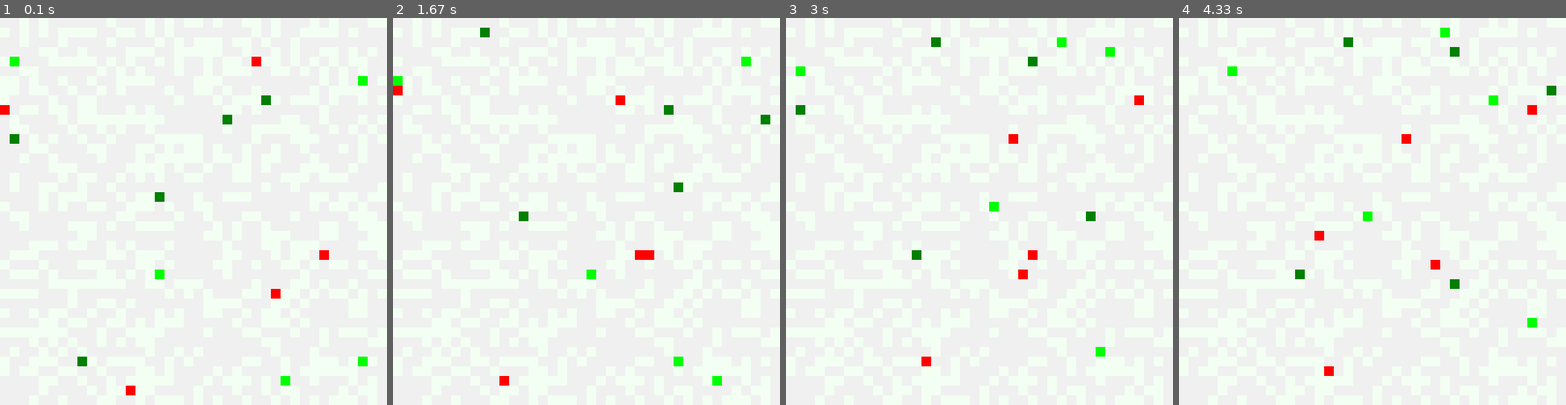
Above: before the commit, frames 1-4 (left to right).
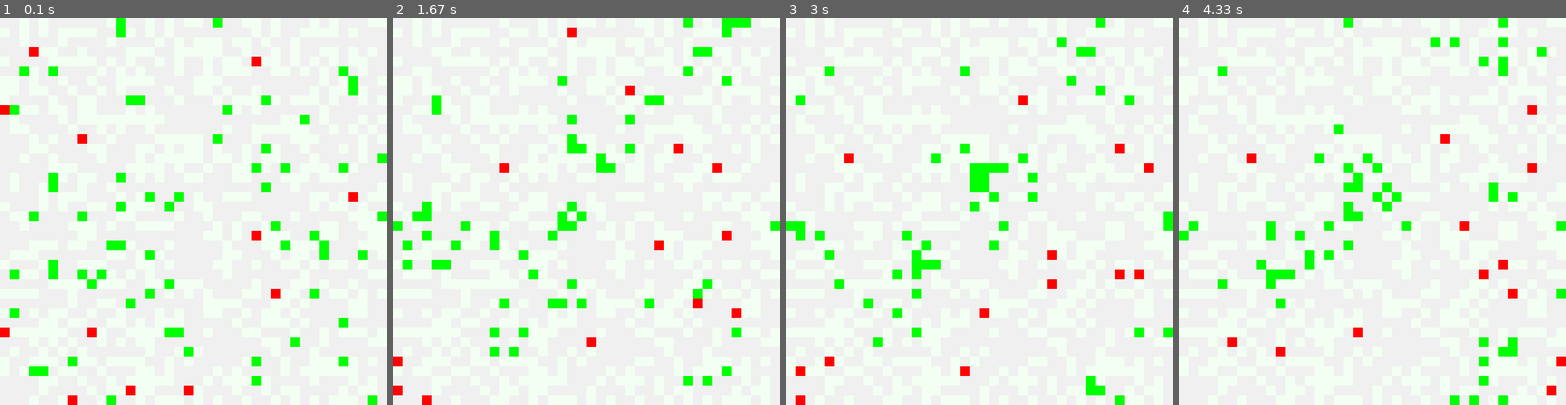
Above: after the commit, the same moments.

Repository: snisarg/263C
Game: pygame game, started from game.py
Same seed, same stepped clock (60 frames per second), same inputs: the game is played once before the commit and once after it. The source is Python 2; it was converted automatically to run under Python 3.
Inputs:
- Up to frame 1 (0.1 s): no input
- Up to frame 2 (1.67 s): no input
- Up to frame 3 (3 s): no input
- Up to frame 4 (4.33 s): no input

The runs differ from the first frame. In frame 1, 5.1% of the frame differs, in the area x 0-100%, y 0-100%; in frame 2, 5.6%; in frame 3, 4.9%; in frame 4, 5.2%.

Commit message:
Prey running logic complete. Few TODOs exist

Diff:
--- a/animat.py
+++ b/animat.py
@@ -2,10 +2,107 @@
 from qlearning import QLearning
 import config
 import grid
+import math
 
 
 def random_walk():
     return [random.randint(-1, 1), random.randint(-1, 1)]
+
+# TODO Toroidal differences not accurate.
+def distance_diff(reference, target, vision_range):
+    # print (reference, target)
+    height = -reference[0]+target[0]
+    width = -reference[1]+target[1]
+    if abs(height) > vision_range:
+        height += 2 * reference[0]
+    if abs(width) > vision_range:
+        width += 2 * reference[1]
+    height_multiplier = 1
+    width_multiplier = 1
+    if height < 0:
+        height_multiplier = -1
+    if width < 0:
+        width_multiplier = -1
+    # height = height_multiplier * (height % config.grid_height()) % (vision_range + 1)
+    # width = width_multiplier * (height % config.grid_width()) % (vision_range + 1)
+    # height_multiplier = 1
+    # width_multiplier = 1
+    # if height < 0:
+    #     height_multiplier = -1
+    # if width < 0:
+    #     width_multiplier = -1
+    # # height = height_multiplier * (int(math.fabs(height)) % config.grid_height()) % (vision_range + 1)
+    # # width = width_multiplier * (int(math.fabs(width)) % config.grid_width()) % (vision_range + 1)
+    # # Vision + 1 because the first difference of indices start with 1.
+    # # height = int(abs(height))
+    # # width = int(abs(width))
+    # if abs(height) > vision_range + 1:
+    #     height_multiplier = -height_multiplier
+    #     height = (-height % config.grid_height()) % (vision_range + 1)
+    # if abs(width) > vision_range + 1:
+    #     width_multiplier = -width_multiplier
+    #     width = (-width % config.grid_width()) % (vision_range + 1)
+    height %= (vision_range + 1) % config.grid_height()
+    width %= (vision_range + 1) % config.grid_width()
+    # print (height * height_multiplier, width * width_multiplier)
+    return [height * height_multiplier, width * width_multiplier]
+
+
+class StepCalculator:
+
+    def __init__(self, step_weight):
+        self.weight = step_weight
+        self.decision_memo = [0, 0, 0, 0, 0, 0, 0, 0]
+        self.map = {-1: {-1: 0, 0: 1, 1: 2}, 0: {-1: 7, 1: 3}, 1: {1: 4, 0: 5, -1: 6}}
+        self.reverse_map = ([-1, -1], [-1, 0], [-1, 1], [0, 1], [1, 1], [1, 0], [1, -1], [0, -1])
+        self.count = 0
+
+    def __set_index_weight(self, index, weight):
+        index %= 8    # 8 because there are 8 possible blocks
+        self.decision_memo[index] += weight
+
+    def add(self, difference):
+        self.count += 1
+        # Find row number for weight selection
+        h = math.fabs(difference[0])
+        w = math.fabs(difference[1])
+        level = int(max(h, w) - 1)
+        current_weight = self.weight[int(level)]
+
+        # Normalise huge differences to one step for calculations.
+        # TODO can be done better.
+        for i in range(level):
+            if difference[0] > 1:
+                difference[0] -= 1
+            elif difference[0] < -1:
+                difference[0] += 1
+            if difference[1] > 1:
+                difference[1] -= 1
+            elif difference[1] < -1:
+                difference[1] += 1
+        # Here, 'difference' represents which direction is the predator coming from
+        # Negative weights for origin of predator
+        index = self.map[difference[0]][difference[1]]
+        self.__set_index_weight(index, -current_weight)
+        self.__set_index_weight(index-1, -round(current_weight/2))
+        self.__set_index_weight(index+1, -round(current_weight/2))
+        # Opposite side of the predator
+        index = self.map[-difference[0]][-difference[1]]
+        self.__set_index_weight(index, current_weight)
+        self.__set_index_weight(index-1, round(current_weight/2))
+        self.__set_index_weight(index+1, round(current_weight/2))
+
+    def get_decision(self):
+        max = self.decision_memo[0]
+        result = 0
+        for i in range(1, 8):
+            if self.decision_memo[i] > max:
+                max = self.decision_memo[i]
+                result = i
+        return self.reverse_map[result]
+
+    def get_count(self):
+        return self.count
 
 
 class Animat:
@@ -42,11 +139,26 @@
         if game_clock % config.easy_prey_range() + 1 == 0:
             return
         # Check where the predators are, run in the opposite direction
-
-        # Nothing in site, random walk.
-        coord = random_walk()
-        while grid.singleton_grid.is_obstacle(coord):
+        closest_animats = grid.singleton_world.around_point(self.position, config.easy_prey_range())
+        step_calc = StepCalculator((10, 6, 4, 2, 1))
+        for level in closest_animats:
+            for block in level:
+                for anim in block:
+                    if isinstance(anim, Predator):
+                        # Escaping 0 differences for now because of toroidal diff bug
+                        diff = distance_diff(self.position, anim.position, config.easy_prey_range())
+                        print diff
+                        if not (diff[0] == 0 and diff[1] == 0):
+                            step_calc.add(diff)
+
+        if not step_calc.get_count() == 0:
+            coord = step_calc.get_decision()
+        else:
+            # Nothing in site, random walk.
             coord = random_walk()
+            while grid.singleton_grid.is_obstacle(coord):
+                coord = random_walk()
+
         grid.singleton_world.move_animat(self, coord)
 
     def update_position(self,predators,markposition):
--- a/config/simple.yaml
+++ b/config/simple.yaml
@@ -15,9 +15,9 @@
 
 animats:
   count:
-    easy_prey: 5
-    hard_prey: 5
-    predator: 3
+    easy_prey: 65
+    hard_prey: 0
+    predator: 13
   range:
     easy_prey: 5
     hard_prey: 5
--- a/grid.py
+++ b/grid.py
@@ -13,8 +13,8 @@
     COLOUR_MAP = {EMPTY: (240, 240, 240),  #RGB values
                   OBSTACLE: (10, 10, 10),
                   animat.Predator: (255, 0, 0),
-                  animat.EPrey: (0, 127, 0),
-                  animat.HPrey: (0, 255, 0),
+                  animat.EPrey: (0, 255, 0),
+                  animat.HPrey: (0, 127, 0),
                   GRASS: (242, 255, 242)}
 
 
@@ -98,7 +98,7 @@
                 i -= 1
 
     def __init_hard_prey(self):
-        for i in range(config.animats_easy_prey_count()):
+        for i in range(config.animats_hard_prey_count()):
             coord = [randint(0, config.grid_height()-1), randint(0, config.grid_width()-1)]
             if not self.grid.is_obstacle(coord):
                 prey = animat.HPrey(coord[0], coord[1])
@@ -108,7 +108,7 @@
                 i -= 1
 
     def __init_predator(self):
-        for i in range(config.animats_easy_prey_count()):
+        for i in range(config.animats_predator_count()):
             coord = [randint(0, config.grid_height()-1), randint(0, config.grid_width()-1)]
             if not self.grid.is_obstacle(coord):
                 predator = animat.Predator(coord[0], coord[1])
@@ -133,12 +133,20 @@
             # Look in the cells at this level
             # Height constant iterations
             for i in range(-1-r, 2+r):
-                single_range.append(self.grid.get_occupants_in([coord[0]-r-1, coord[1]+i]))
-                single_range.append(self.grid.get_occupants_in([coord[0]+r+1, coord[1]+i]))
+                occ = self.grid.get_occupants_in([coord[0]-r-1, coord[1]+i])
+                if occ:
+                    single_range.append(occ)
+                occ = self.grid.get_occupants_in([coord[0]+r+1, coord[1]+i])
+                if occ:
+                    single_range.append(occ)
             # Width constant iterations
             for i in range(-1-r, 2+r):
-                single_range.append(self.grid.get_occupants_in([coord[0]+i, coord[1]-r-1]))
-                single_range.append(self.grid.get_occupants_in([coord[0]+i, coord[1]+r+1]))
+                occ = self.grid.get_occupants_in([coord[0]+i, coord[1]-r-1])
+                if occ:
+                    single_range.append(occ)
+                occ = self.grid.get_occupants_in([coord[0]+i, coord[1]+r+1])
+                if occ:
+                    single_range.append(occ)
             ranged_animats.append(single_range)
         return ranged_animats
 
